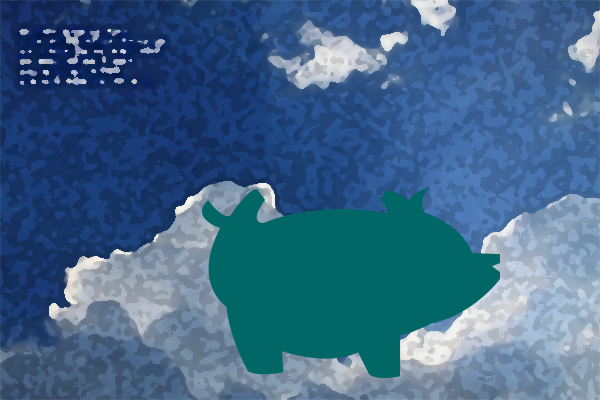
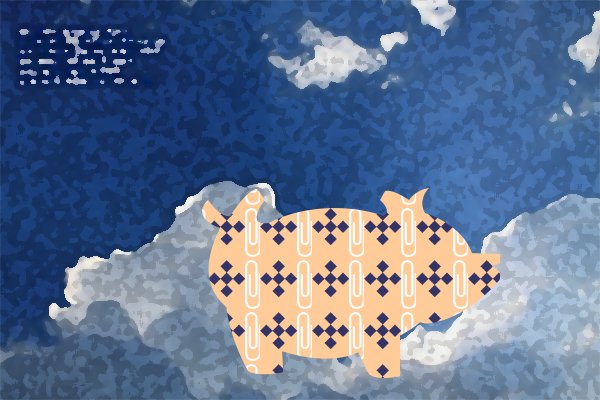
Revision of a layered 600×400 image; what changed, layer by layer:
renamed "Shape 1" to "Ellipse 1", painted on it over 202, 188, 500, 378
hid "Ellipse 1" (2nd of 2) over 214, 209, 469, 343
